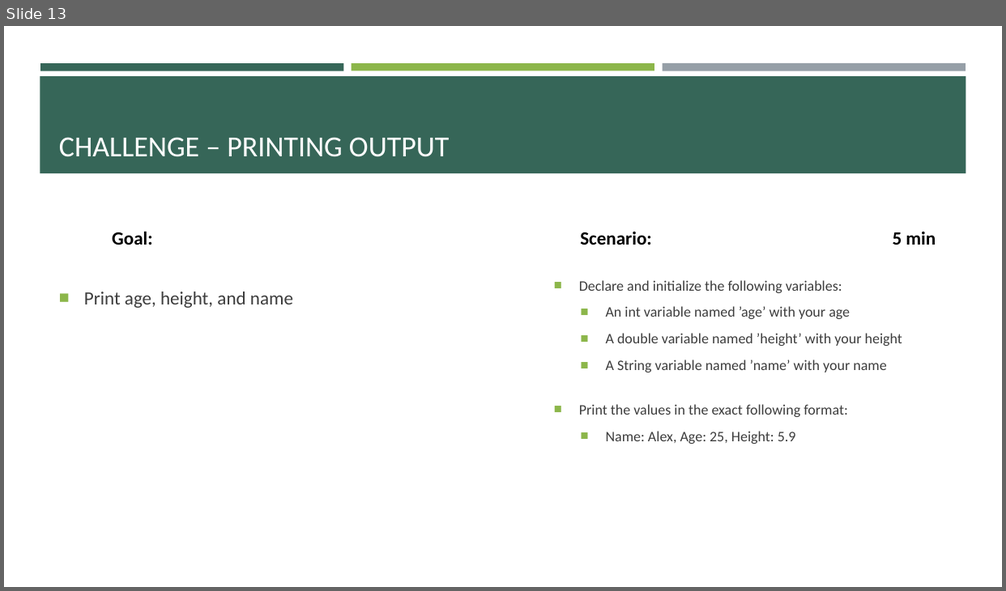
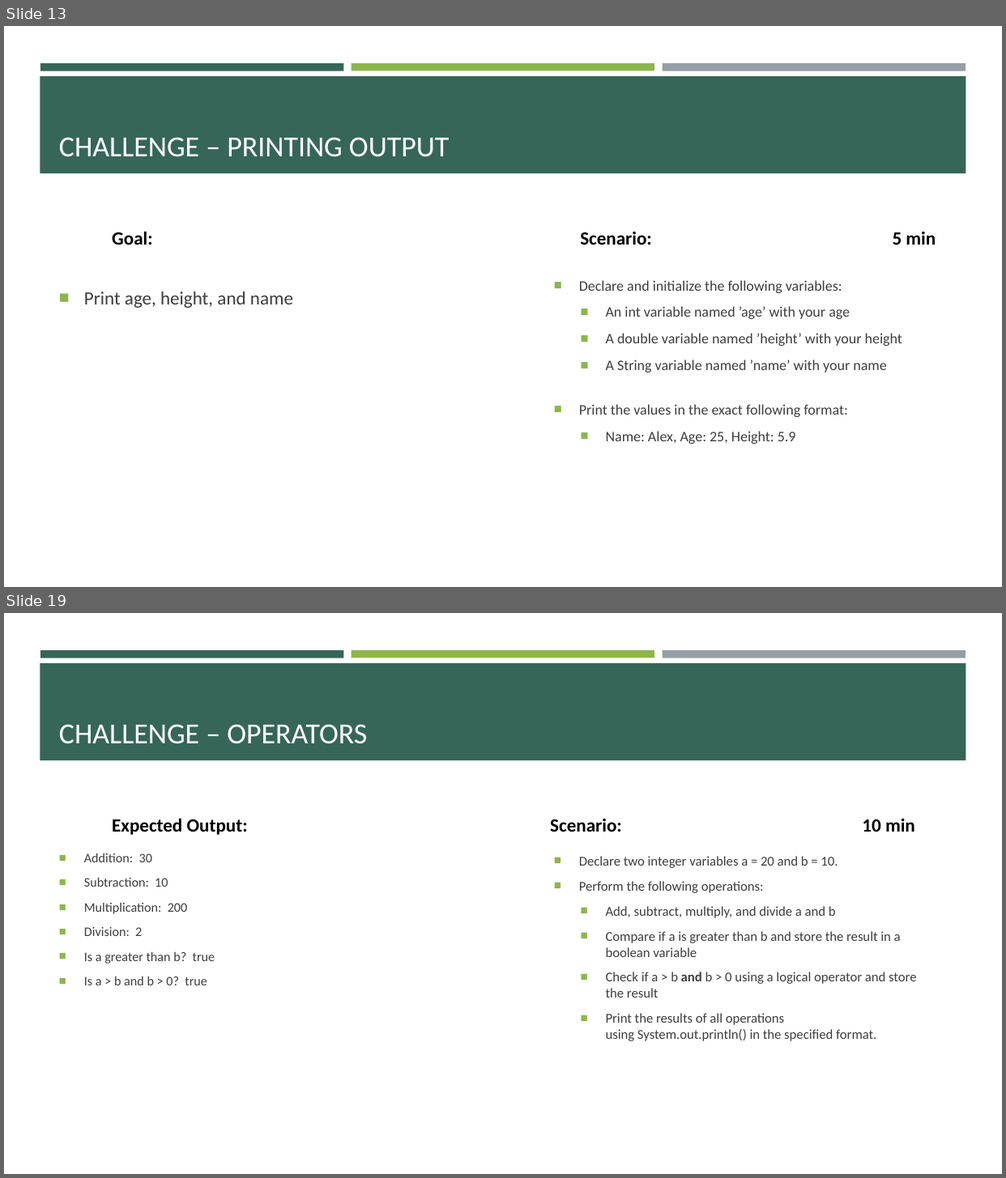
Before and after one commit to e-m-wilson/java-fs, a slide deck: Week_2/Core_Java.pptx. Shown one above the other, each under a label of ours: slide 13 before the commit, slides 13 and 19 after it; the slides between them are not shown. The pictures are 1006x591 and 1006x1178 pixels, drawn with LibreOffice and Linux fonts; fonts in the diff are those of the drawing. Boxes give left, top, right and bottom in pixels: in the first picture for what was removed or moved away, otherwise in the second. Text is boxed around its words. In the diff, an @@ line names an element or a change of style, - is before the commit and + after.

```diff
--- a/Week_2/Core_Java.pptx
+++ b/Week_2/Core_Java.pptx
@@ slide 19 added at <box>4,613,1002,1174</box>, background #FFFFFF; not listed: 4 template elements that a slide beside it also shows @@
@@ title added at <box>59,724,367,744</box>, 28 pt, text #FFFFFF @@
+CHALLENGE – OPERATORS
@@ text added at <box>112,818,248,835</box>, 18 pt, text #000000, bold @@
+Expected Output:
@@ text added at <box>550,819,915,832</box>, 18 pt, text #000000, bold @@
+Scenario: 10 min
@@ text added at <box>84,853,215,986</box>, 12.6 pt, text #3D3D3D @@
+■ Addition: 30
+■ Subtraction: 10
+■ Multiplication: 200
+■ Division: 2
+■ Is a greater than b? true
+■ Is a > b and b > 0? true
@@ text added at <box>579,856,916,1041</box>, 12.9 pt, text #3D3D3D @@
+■ Declare two integer variables a = 20 and b = 10.
+■ Perform the following operations:
+  ■ Add, subtract, multiply, and divide a and b
+  ■ Compare if a is greater than b and store the result in a boolean variable
+  ■ Check if a > b and b > 0 using a logical operator and store the result
+  ■ Print the results of all operations using System.out.println() in the specified format.
```
Also in this commit, not shown: 1 slide changed, 20 other slides added, 1 slide removed, 3 other files.
